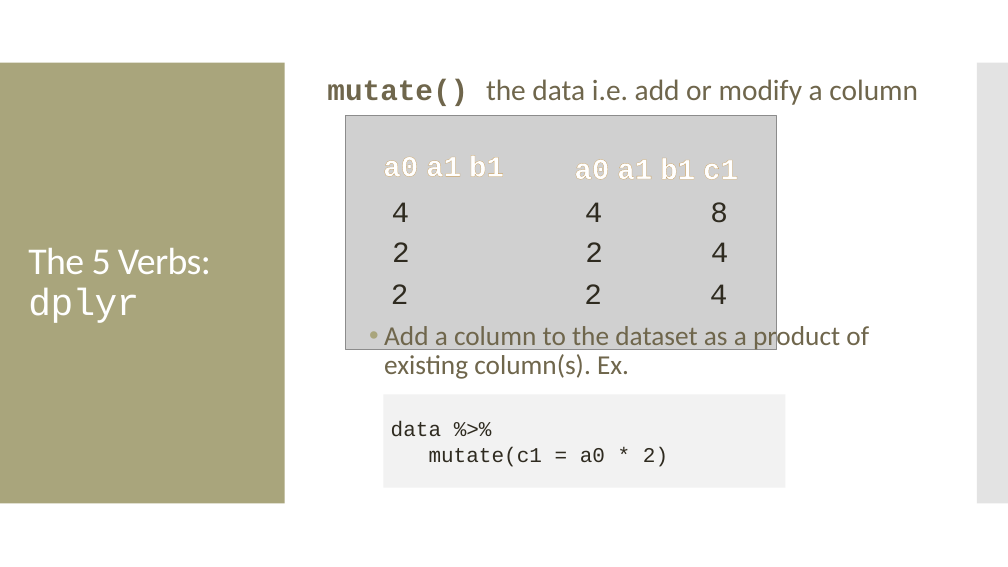
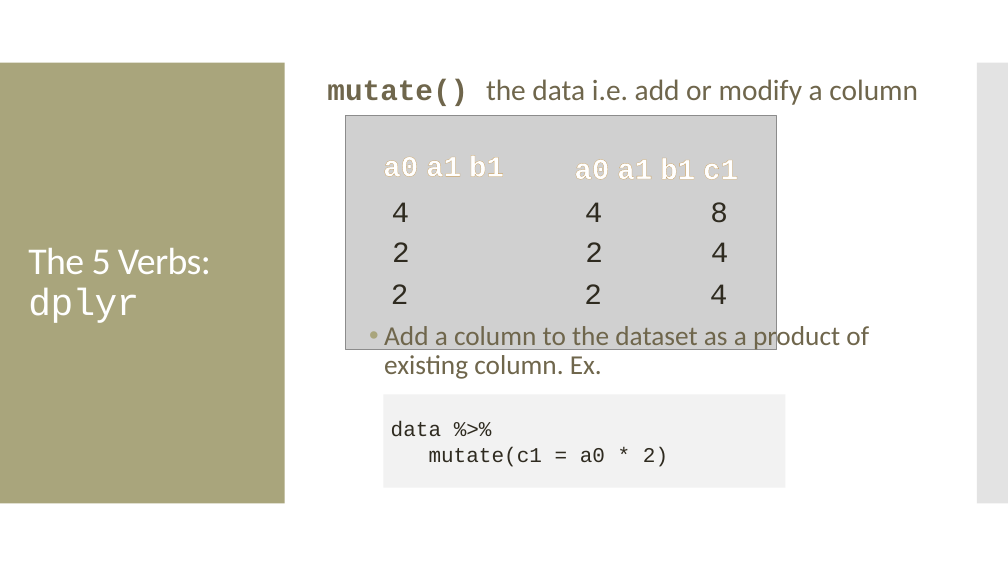
Before and after one commit to amosca01/Intro-DS-F23, a slide deck: slide 4 of slides/10-data-wrangling-mutate-arr-sum.pptx. Drawn at 1008x567 pixels with LibreOffice and Linux fonts; fonts in the diff are those of the drawing; grey boxes stand for pictures. Boxes give left, top, right and bottom in pixels: in the first picture for what was removed or moved away, otherwise in the second. Text is boxed around its words. In the diff, an @@ line names an element or a change of style, - is before the commit and + after.

```diff
--- a/slides/10-data-wrangling-mutate-arr-sum.pptx
+++ b/slides/10-data-wrangling-mutate-arr-sum.pptx
@@ text at bbox=[384, 322, 869, 379]: text changed @@
-  • Add a column to the dataset as a product of existing column(s). Ex.
+  • Add a column to the dataset as a product of existing column. Ex.
```
Also in this commit, not shown: 14 slides added, 2 other files.
